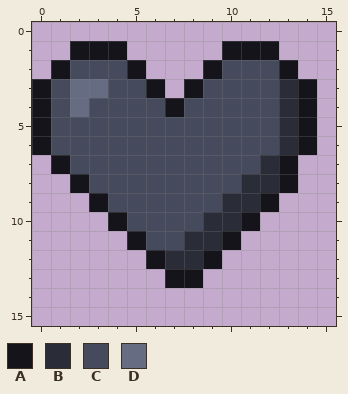
A pixel-art file gets an edit: ui/sprites/run_bar/heart_empty.aseprite. Above, as it was before the edit.
16x16 pixels, 1 frame.
Palette (. is transparent): A #14141a  B #2a2c38  C #454a5c  D #666d82
Pixels before, first column x 0:
 1 ..AAA.....AAA..
 2 .ACCCA...ACCCA.
 3 ACDDCCA.ACCCCBA
 4 ACDCCCCACCCCCBA
 5 ACCCCCCCCCCCCBA
 6 ACCCCCCCCCCCCBA
 7 .ACCCCCCCCCCBA.
 8 ..ACCCCCCCCBBA.
 9 ...ACCCCCCBBA..
10 ....ACCCCBBA...
11 .....ACCBBA....
12 ......ABBA.....
13 .......AA......
After:
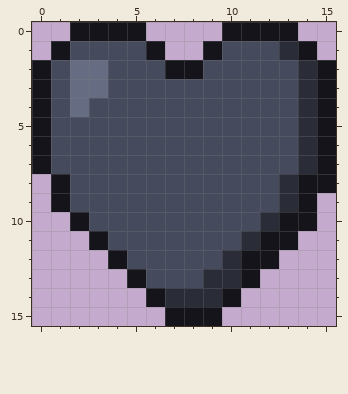
The exact change:
Changed rows in their new state; - is an unchanged pixel.
first column x 0:
 0 --AAAA----AAAA--
 1 -ACCCCA--ACCCBA-
 2 ACDD-CCAAC---CBA
 3 ------CCC----CBA
 4 -------C-----CBA
 5 -------------CBA
 6 -------------CBA
 7 AC----------CCBA
 8 -AC--------CCBAA
 9 -ACC------CCCBA-
10 --ACC----CCCBAA-
11 ---ACC--CCCBAA--
12 ----ACCCCCBAA---
13 -----ACCCBBA----
14 ------ABBBA-----
15 -------AAA------
